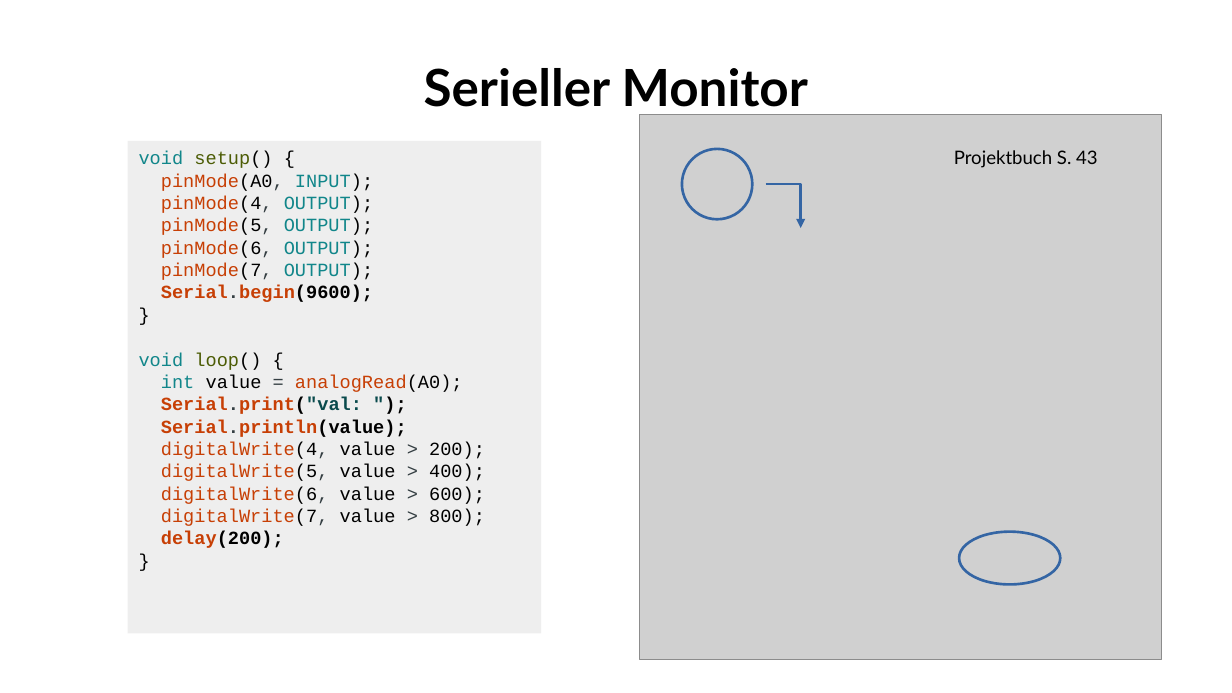
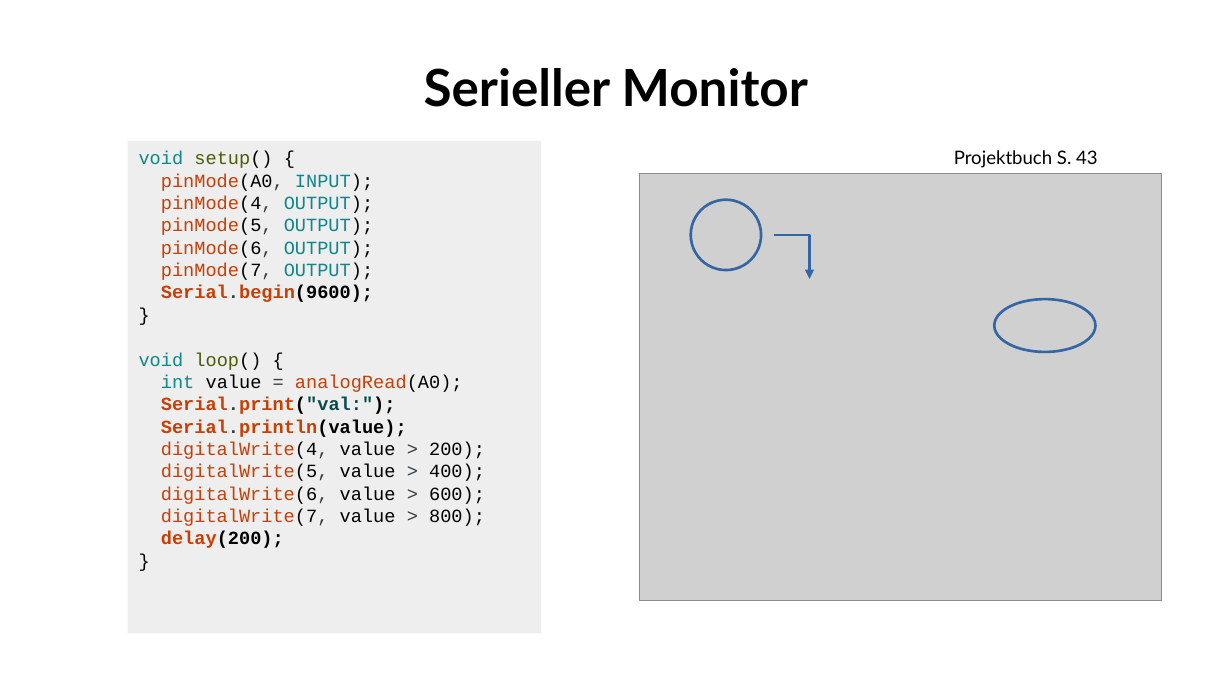
Before and after one commit to fablabwinti/workshop-arduino-1, a slide deck: slide 19 of ArduinoI.odp. Drawn at 1232x693 pixels with LibreOffice and Linux fonts; fonts in the diff are those of the drawing; grey boxes stand for pictures; background and template pictures are left out. Boxes give left, top, right and bottom in pixels: in the first picture for what was removed or moved away, otherwise in the second. Text is boxed around its words. In the diff, an @@ line names an element or a change of style, - is before the commit and + after.

```diff
--- a/ArduinoI.odp
+++ b/ArduinoI.odp
@@ picture: place and size @@
-picture at <box>639,114,1162,658</box>
+picture at <box>639,173,1162,600</box>
@@ ellipse: place and size @@
-ellipse at <box>682,149,752,219</box>
+ellipse at <box>691,200,761,271</box>
@@ freeform shape: place and size @@
-freeform shape at <box>766,184,800,228</box>
+freeform shape at <box>775,235,809,278</box>
@@ ellipse: place and size @@
-ellipse at <box>959,532,1061,585</box>
+ellipse at <box>995,300,1097,352</box>
@@ text in rectangle at <box>161,397,396,414</box>: spaces changed @@
-Serial.print("val: ");
+Serial.print("val:");
```
Also in this commit, not shown: 1 other slide changed, 2 other files.
